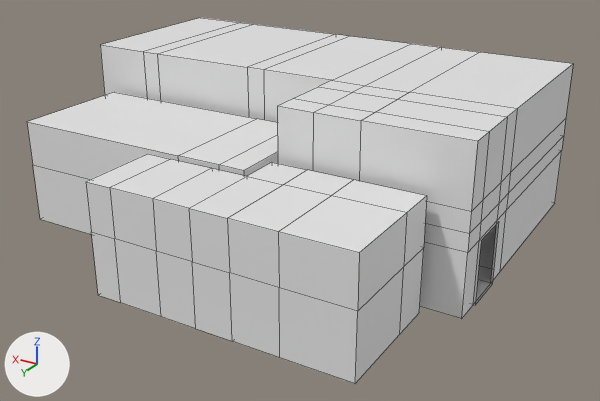
The FBX model Assets/Prefabs/Rooms/GateB.fbx: old version first, new version second.
Both versions are drawn from a 50 mm camera at (-44.3, 64.8, 37.3) aimed at (-2.9, -4.0, 2.9). Arrows for +X, +Y and +Z are at lower left; the lights stay in place. The first picture is the older version. Mesh edges are drawn as thin lines. Where no turn or scale is listed for an object, it has been applied to the vertices.
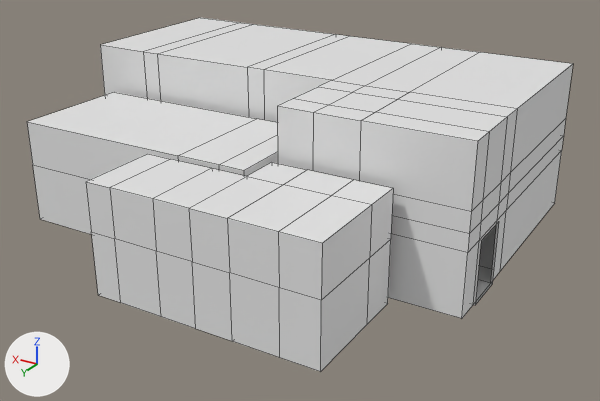
Where the newer file only moved an object's origin or applied its transform, the numbers keep the older frame.

Edits to the bpy script that builds the scene:
```text
Change me_cube_244:
    used by ob_cube_161; location = (-15.0, 13.0, 1.0)
    remove me_cube_244.from_pydata(...)  # 60 vertices, 56 faces; spans x -6.0..20.0, y -7.2..5.0, z -1.0..10.0
    add me_cube_244.from_pydata(...)  # 60 vertices, 56 faces; spans x -3.0..20.0, y -7.2..5.0, z -1.0..10.0
    me_cube_244 part 1: all 9 vertices in x -6.0, y -7.0..5.0, z -1.0..10.0 are moved by (3.0, 0.0, 0.0)
```

Pixel boxes [x1, y1, x2, y2] of what changed, in the pictures (600 x 401 px; the box of a moved part takes in the faces that stretch with it):
'Cube.161', reshaped (10% narrower): before [86, 154, 427, 383]; after [86, 154, 393, 372]
part 1 of me_cube_244, moved or reshaped: before [278, 180, 427, 383]; after [278, 180, 393, 372]
